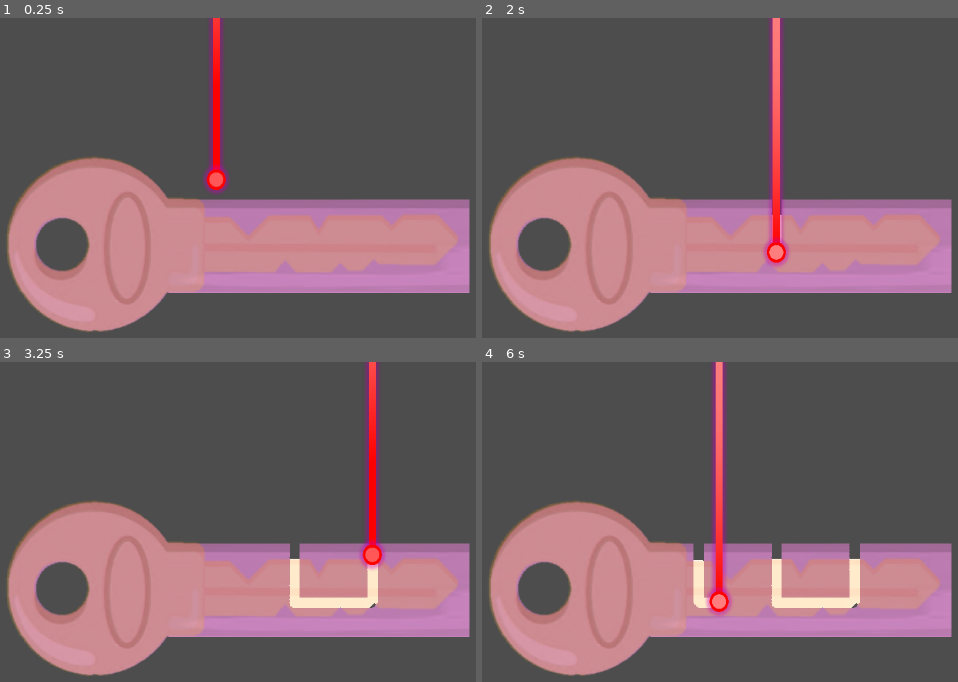
Above: before the commit, frames 1-4 (two rows, left to right).
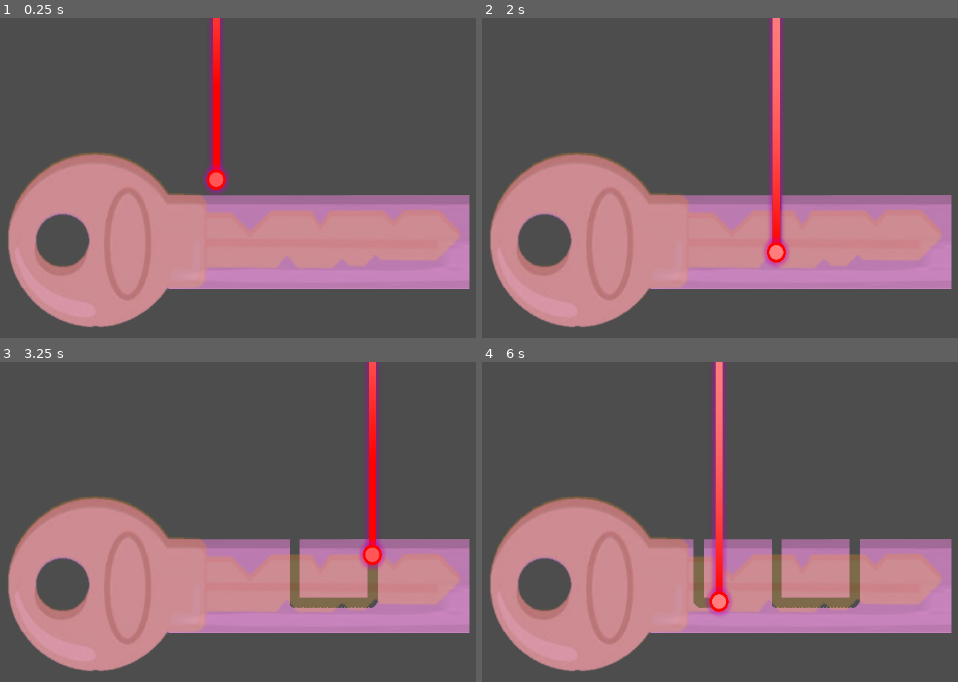
Above: after the commit, the same moments.

Repository: MarvinZeng/Minigame25_CutTheKey
Game: Godot game, scene res://Scenes/Ingame_Scene.tscn
Two runs of this game, one before a commit and one after it. Both use one fixed random seed, a clock stepped at 60 frames per second and the inputs below.
Inputs:
- Up to frame 1 (0.25 s): no input
- Up to frame 2 (2 s): tap Enter at 0.5 s; hold Right (ui_right) 0.53-1.28 s; hold Down (ui_down) from 1.28 s (still down)
- Up to frame 3 (3.25 s): release Down (ui_down) at 2.03 s; hold Right (ui_right) 2.03-2.78 s; hold Up (ui_up) from 2.78 s (still down)
- Up to frame 4 (6 s): release Up (ui_up) at 3.53 s; hold Left (ui_left) 3.53-5.03 s; hold Down (ui_down) 5.03-5.78 s; hold Right (ui_right) from 5.78 s (still down)

The runs differ from the first frame. In frame 1, 5.5% of the frame differs, in the area x 1-99%, y 42-99%; in frame 2, 5.4%; in frame 3, 6.4%; in frame 4, 6.7%.

Commit message:
Revert "add Polygun2D"
This reverts commit 72e66d2e741c0f448833a2ad0fe269c5ccfa72dc.

Diff:
--- a/Scenes/Ingame_Scene.tscn
+++ b/Scenes/Ingame_Scene.tscn
@@ -14,23 +14,17 @@
 gravity_scale = 0.0
 script = ExtResource("1_key_script")
 
+[node name="Image" type="Sprite2D" parent="Ingame_Key_Origin"]
+texture = ExtResource("1_ydafy")
+
 [node name="CollisionShape2D" type="CollisionShape2D" parent="Ingame_Key_Origin"]
-position = Vector2(268, 10.5)
+position = Vector2(268, -1)
 scale = Vector2(42, 13.4)
-shape = SubResource("RectangleShape2D_4afd6")
-
-[node name="Polygon2D" type="Polygon2D" parent="Ingame_Key_Origin"]
-position = Vector2(42, -30)
-scale = Vector2(42, 13.4)
-polygon = PackedVector2Array(-4.64286, -7.01493, -3.30952, -7.01493, -2.80952, -5.67164, -2.80952, -3.50746, -1.07143, -3.28358, 0.142857, 0.373134, 1.66667, -3.65672, 4.47619, -3.65672, 4.95238, -0.970149, 5.69048, -3.65672, 9.28572, -3.73134, 10.0476, -1.79104, 10.8333, -3.73134, 13.2381, -3.8806, 14.619, 1.04478, 14.5714, 2.46269, 13.0476, 6.86567, 9.21429, 6.86567, 8.85714, 5.67164, 8.09524, 8.35821, 7.04762, 8.20896, 6.57143, 6.71642, 5.90476, 8.65672, 3.54762, 8.58209, 2.69048, 5.89552, 2.02381, 8.73134, -2.7381, 8.65672, -2.80952, 11.2687, -3.45238, 13.0597, -4.61905, 13.1343)
-
-[node name="Image" type="Sprite2D" parent="Ingame_Key_Origin"]
-position = Vector2(0, 11.5)
-texture = ExtResource("1_ydafy")
+shape = SubResource("RectangleShape2D_pkr1v")
 
 [node name="Ingame_Key_Target" type="Sprite2D" parent="."]
 modulate = Color(1, 1, 1, 0.27451)
-position = Vector2(-5, 10)
+position = Vector2(0, -3)
 scale = Vector2(3.4, 3.48)
 texture = ExtResource("2_4afd6")
 
@@ -39,5 +33,3 @@
 
 [node name="Camera2D" type="Camera2D" parent="."]
 zoom = Vector2(0.5, 0.5)
-
-[node name="UI" type="CanvasLayer" parent="."]
--- a/Scripts/KeyBlade.gd
+++ b/Scripts/KeyBlade.gd
@@ -265,42 +265,8 @@
 		result.append_array(_find_all_collision_shapes(child))
 	return result
 
-# 初始化多边形（优先从Polygon2D读取，否则从CollisionShape2D获取）
+# 初始化多边形（从CollisionShape2D获取或创建默认矩形）
 func initialize_polygon():
-	# 优先方法：从Polygon2D节点读取多边形顶点（如果存在）
-	var polygon2d_node = get_node_or_null("Polygon2D")
-	if polygon2d_node and polygon2d_node.polygon.size() >= 3:
-		# 将Polygon2D的顶点坐标转换为相对于RigidBody2D的本地坐标
-		# Polygon2D的polygon是相对于Polygon2D节点的，需要加上Polygon2D的position
-		var polygon2d_local_pos = polygon2d_node.position
-		var polygon2d_scale = polygon2d_node.scale
-
-		current_polygon = PackedVector2Array()
-		for vertex in polygon2d_node.polygon:
-			# 先应用Polygon2D的scale，然后加上position偏移
-			var scaled_vertex = vertex * polygon2d_scale
-			var world_vertex = polygon2d_local_pos + scaled_vertex
-			current_polygon.append(world_vertex)
-
-		print("从Polygon2D加载多边形，顶点数: ", current_polygon.size())
-		print("多边形边界: ", PolygonUtils.get_polygon_bounds(current_polygon))
-
-		# 尝试创建PolygonShape2D（如果失败，物理碰撞仍然使用RectangleShape2D）
-		var collision = get_node_or_null("CollisionShape2D")
-		if collision:
-			var new_polygon_shape = create_polygon_shape_resource()
-			if new_polygon_shape != null:
-				new_polygon_shape.polygon = current_polygon
-				polygon_shape = new_polygon_shape
-				# 注意：不替换collision.shape，保持RectangleShape2D用于物理交互
-				# polygon_shape 仅用于切割计算
-				print("已从Polygon2D创建多边形，用于切割计算")
-			else:
-				print("警告：无法创建PolygonShape2D，切割功能可能受限")
-				print("提示：需要在场景中至少有一个PolygonShape2D资源以供复制")
-		return
-
-	# 备选方法：从CollisionShape2D获取
 	var collision = get_node_or_null("CollisionShape2D")
 	if collision and collision.shape:
 		# 检查是否是多边形形状
@@ -381,14 +347,9 @@
 	if cut_path_world.size() < 2:
 		return
 
-	# 获取切割线的起点和终点（转换为RigidBody2D的本地坐标）
+	# 获取切割线的起点和终点（本地坐标）
 	var cut_start_local = to_local(cut_path_world[0])
 	var cut_end_local = to_local(cut_path_world[cut_path_world.size() - 1])
-
-	print("尝试分割多边形: 切割线从 ", cut_start_local, " 到 ", cut_end_local)
-	print("当前多边形顶点数: ", current_polygon.size())
-	if current_polygon.size() > 0:
-		print("多边形范围: ", PolygonUtils.get_polygon_bounds(current_polygon))
 
 	# 执行多边形分割
 	var split_result = PolygonUtils.split_polygon_by_line(
@@ -414,28 +375,21 @@
 # 创建分割后的碎片
 func create_split_fragments(polygons: Array, cut_start: Vector2, cut_end: Vector2):
 	if polygons.size() < 2:
-		print("分割失败：只产生了 ", polygons.size(), " 个多边形（需要至少2个）")
-		return
-
-	print("开始创建 ", polygons.size(), " 个碎片...")
+		return
 
 	# 为每个碎片创建新的RigidBody2D
 	for i in range(polygons.size()):
 		var fragment_polygon = polygons[i] as PackedVector2Array
 		if fragment_polygon.size() < 3:
-			print("跳过碎片 ", i, "：顶点数不足（", fragment_polygon.size(), "）")
 			continue
 
-		# 计算碎片的多边形边界框（本地坐标）
+		# 计算碎片的多边形边界框
 		var bounds = PolygonUtils.get_polygon_bounds(fragment_polygon)
-		print("碎片 ", i, " 边界: ", bounds, " 顶点数: ", fragment_polygon.size())
 
 		# 创建新的RigidBody2D
 		var fragment = RigidBody2D.new()
 		fragment.gravity_scale = 1.0  # 启用重力，让碎片掉落
-		# bounds.get_center()是本地坐标，需要转换为世界坐标
-		var fragment_local_center = bounds.get_center()
-		fragment.position = global_position + fragment_local_center
+		fragment.position = global_position + bounds.get_center()
 
 		# 添加CollisionShape2D
 		var fragment_collision = CollisionShape2D.new()
Not shown: 1 places in Scenes/Ingame_Scene.tscn that only renumber resources
